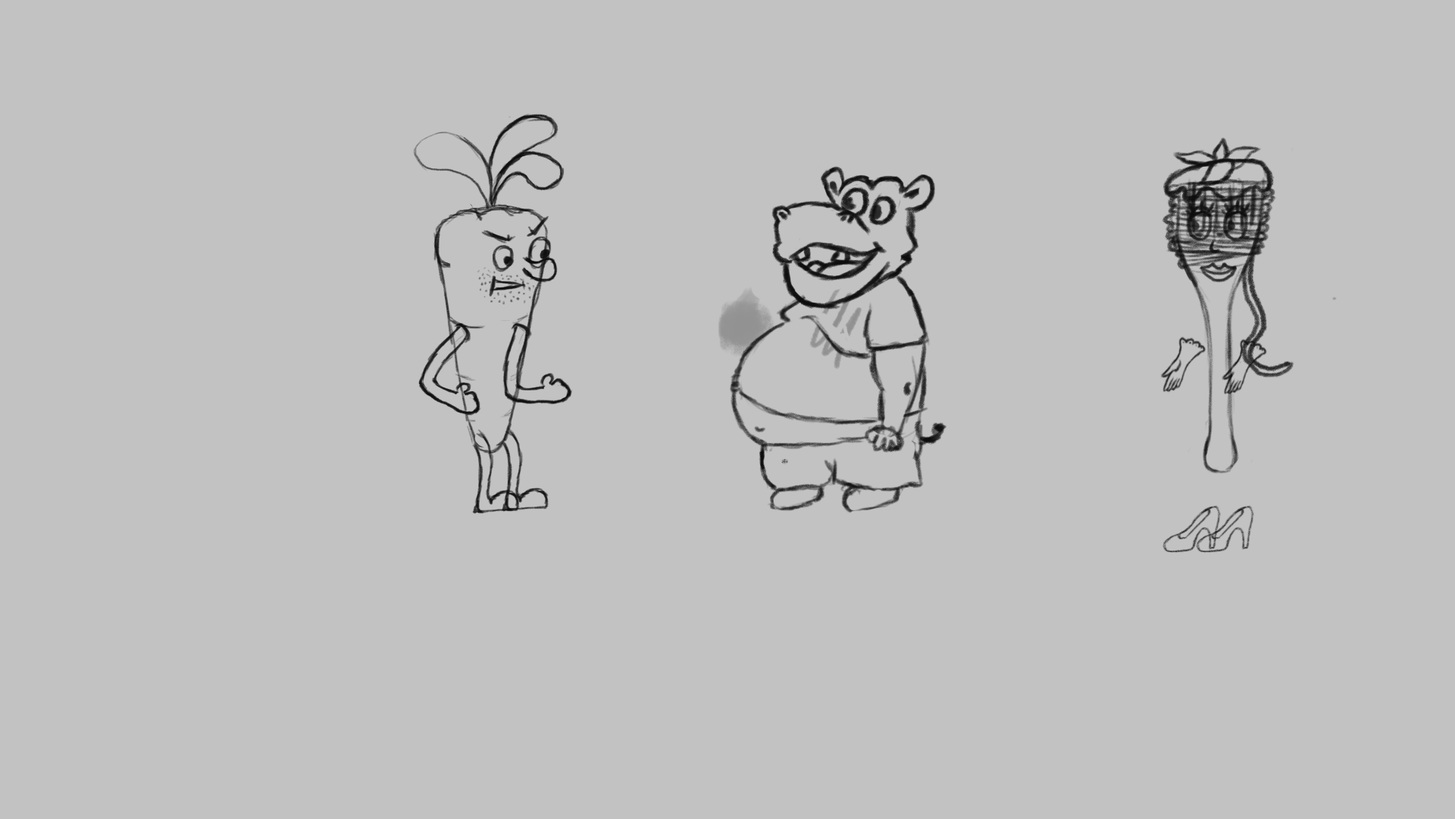
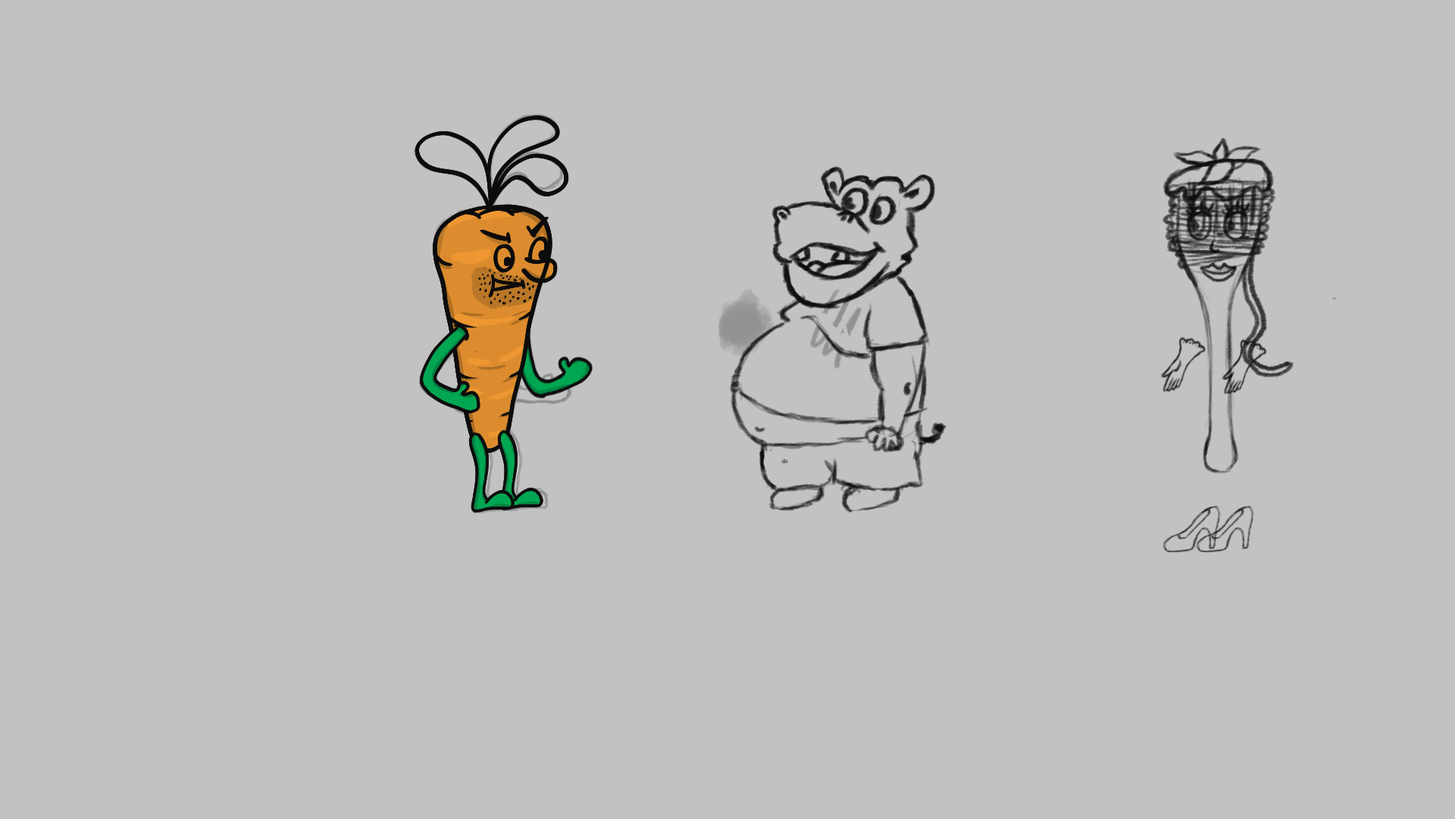
Layer changes from the first 1455px x 819px image to the second:
added group "Group 6" with 3 layers in group "Group 2" over <box>468,428,518,514</box>
added layer "Layer 32" in group "Group 6" over <box>469,428,518,514</box>
added group "Group 5" with 3 layers in group "Group 2" over <box>496,429,549,512</box>
added layer "Layer 26 copy" in group "Group 5" over <box>497,429,544,511</box>
added layer "Layer 31" in group "Group 5" over <box>496,431,549,512</box>
added group "Group 8" with 3 layers in group "Group 2" over <box>419,322,481,414</box>
added layer "Layer 24" in group "Group 8" over <box>419,322,481,414</box>
added layer "Layer 35" in group "Group 8" over <box>421,325,478,412</box>
added layer "Layer 23" in group "Group 2" over <box>434,206,558,423</box>
added layer "Layer 22" in group "Group 2" over <box>432,203,553,454</box>
added layer "Layer 21" in group "Group 2" over <box>414,115,570,210</box>
added layer "Layer 28" in group "Group 2" over <box>418,203,558,465</box>
added layer "Layer 27" in group "Group 2" over <box>435,205,556,449</box>
added group "Group 7" with 3 layers in group "Group 2" over <box>511,319,594,400</box>
added layer "Layer 25" in group "Group 7" over <box>511,323,594,400</box>
added layer "Layer 34" in group "Group 7" over <box>513,319,594,398</box>
added layer "Layer 33" in group "Group 7" over <box>513,326,591,397</box>
added group "Group 4" (30%) with 7 layers in group "Group 2" over <box>413,113,574,514</box>
moved "Layer 9 copy" into group "Group 4" over <box>472,429,521,514</box>
moved "Layer 9" into group "Group 4" over <box>501,426,550,512</box>
moved "Layer 8 copy" into group "Group 4" over <box>501,321,574,405</box>
moved "Layer 8" into group "Group 4" over <box>418,322,482,416</box>
moved "Layer 7" into group "Group 4" over <box>413,113,565,210</box>
moved "Layer 5" into group "Group 4" over <box>433,203,552,455</box>
…and 5 more changes (4 added, 1 stack)
